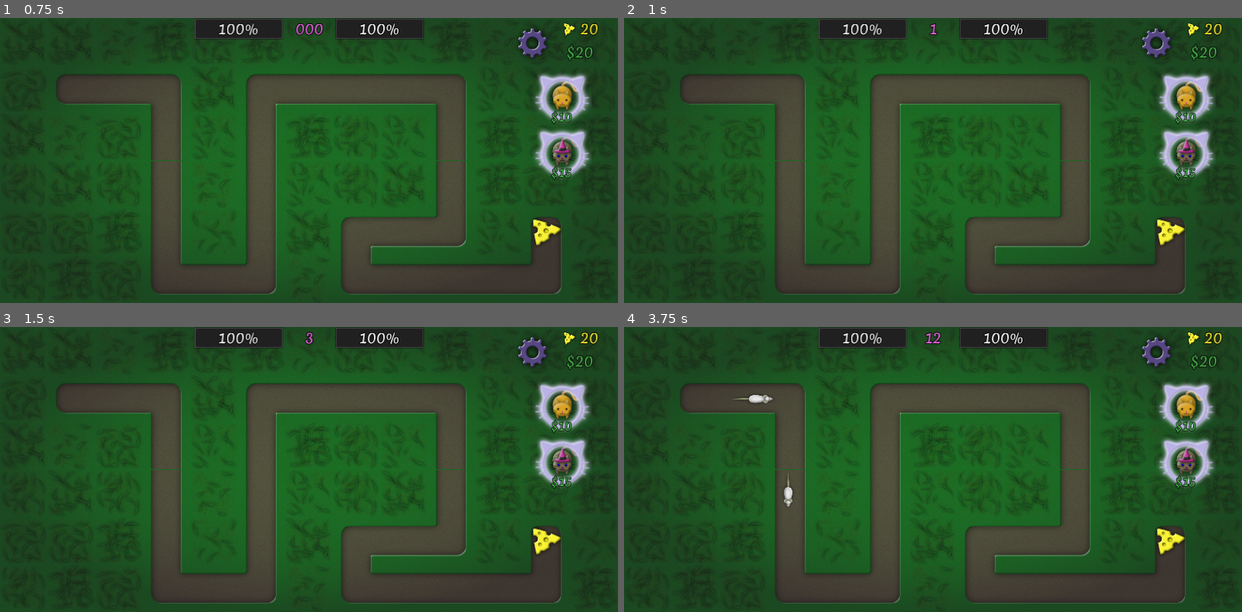
Above: before the commit, frames 1-4 (two rows, left to right).
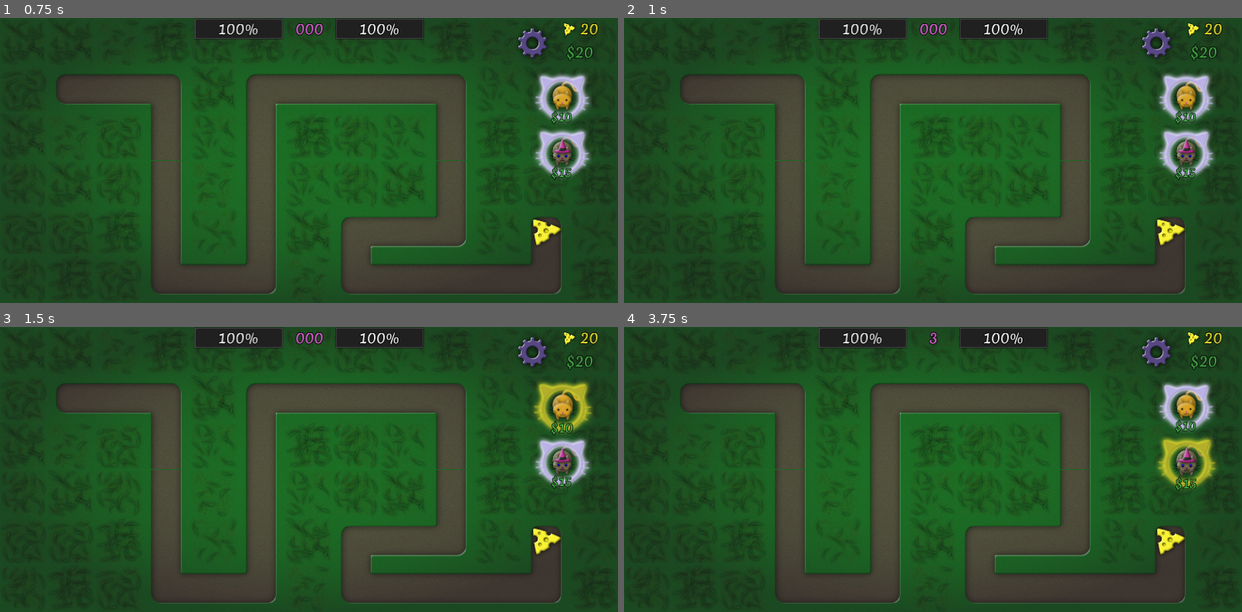
Above: after the commit, the same moments.

Repository: vibrunazo/godot-cats
Game: Godot game, scene res://scenes/MainMenu.tscn
Same seed, same stepped clock (60 frames per second), same inputs: the game is played once before the commit and once after it.
Inputs:
- Up to frame 1 (0.75 s): click "Play" at 0.5 s
- Up to frame 2 (1 s): no input
- Up to frame 3 (1.5 s): click "$10" at 1.25 s
- Up to frame 4 (3.75 s): click "$15" at 2 s; click "$10" at 2.75 s; click "$15" at 3.5 s

Frame 1 is identical in both runs. In frame 2, 0.1% of the frame differs, in the area x 47-53%, y 1-7%; in frame 3, 1.2%; in frame 4, 1.4%, in the area x 17-96%, y 1-64%.

Commit message:
can win

Diff:
--- a/scenes/Map.gd
+++ b/scenes/Map.gd
@@ -19,6 +19,7 @@
 var cat_selected: Cat = null
 export var coins = 20
 export var life = 20
+var max_life = life
 export var max_cell_x = 10
 export var max_cell_y = 5
 var cats_dict = {
@@ -29,6 +30,7 @@
 var spawn_count := 0
 export var spawn_max := 300
 var kill_count := 0
+var stolen_count := 0
 var start_time := 0
 var ellapsed := 0
 var max_size := 30.0
@@ -36,7 +38,8 @@
 
 # Called when the node enters the scene tree for the first time.
 func _ready():
-	Engine.time_scale = 4
+	if Global.DEBUG_WIN:
+		Engine.time_scale = 4
 	start_time = Time.get_ticks_msec()
 	el_path = $Path2D
 	for b in get_tree().get_nodes_in_group("action_button"):
@@ -106,10 +109,18 @@
 #	el_mousebar.value = clamp(ellapsed, 0, 100)
 
 func update_UI_mousebar():
-	var mouse_left: float = spawn_max - kill_count
-	var value = ceil(100 * mouse_left / spawn_max)
-	print("kill count: %s, mouse left: %s, value: %s" % [kill_count, mouse_left, value])
+	var mouse_left: float = spawn_max - stolen_count - kill_count
+	var value = ceil(100 * mouse_left / (spawn_max - stolen_count))
+#	print("kill count: %s, mouse left: %s, value: %s" % [kill_count, mouse_left, value])
 	el_mousebar.value = clamp(value, 0, 100)
+	if mouse_left == 0:
+		win()
+
+func win():
+	print('you win!')
+	yield(get_tree().create_timer(4),"timeout")
+	if life == max_life:
+		print("Perfect!")
 
 func add_life(ammount):
 	life += ammount
@@ -183,7 +194,9 @@
 #	ellapsed = (Time.get_ticks_msec() - start_time) / 1000
 
 	var min_size = 30
-	max_size = 50#min_size + pow(ellapsed, 2.0) * 0.0035
+	max_size = min_size + pow(ellapsed, 2.0) * 0.0035
+	if Global.DEBUG_WIN:
+		max_size = 40
 	var h = rand_range(min_size, max_size)
 	# makes it exponential distribution, so big sizes are more rare,
 	# while keeping same min and max sizes
@@ -222,7 +235,10 @@
 	update_UI_mousebar()
 
 func _on_mouse_reached_cheese(mouse: Mouse):
+#	kill_count += 1
+	stolen_count += 1
 	add_life(-1)
+	update_UI_mousebar()
 
 func _on_cat_clicked(cat: Cat):
 	print('clicked cat %s' % cat.name)
@@ -240,7 +256,9 @@
 
 
 func _on_EllapsedTimer_timeout():
-	if kill_count >= spawn_max:
+	if Global.DEBUG_WIN:
+		Engine.time_scale = 4
+	if kill_count + stolen_count >= spawn_max:
 		$EllapsedTimer.stop()
 		return
 	ellapsed += 1
--- a/scripts/Global.gd
+++ b/scripts/Global.gd
@@ -7,6 +7,7 @@
 var DEBUG = false
 var DEBUG_MAP_TIMER = false
 var DEBUG_MOUSE = false
+var DEBUG_WIN = false
 var rng = RandomNumberGenerator.new()
 
 func _ready():
